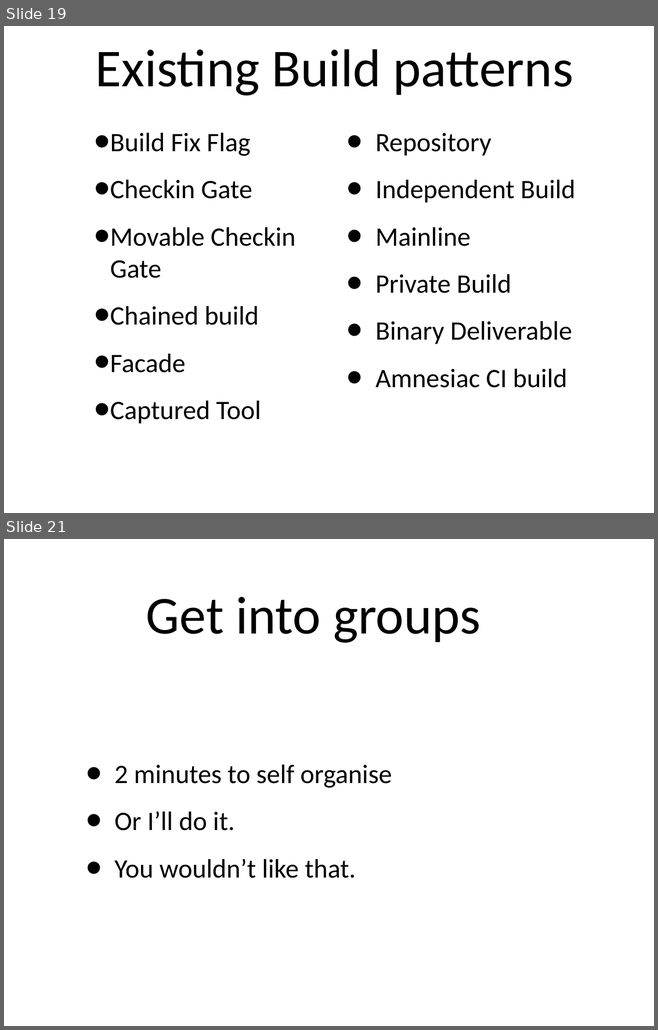
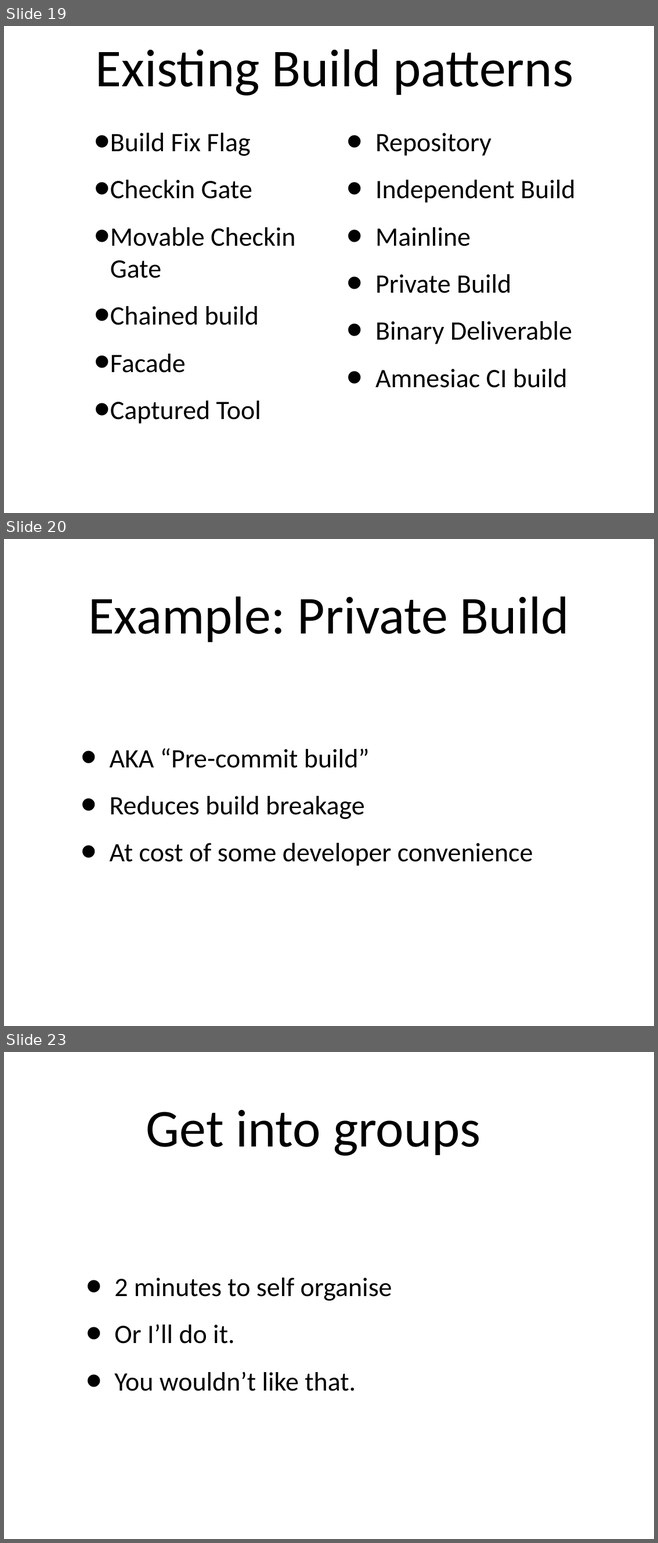
Before and after one commit to simpsonjulian/his-spa-materials, a slide deck: Presentation.odp. Shown one above the other, each under a label of ours: slides 19 and 21 before the commit, slides 19, 20 and 23 after it; the slides between them are not shown. The pictures are 658x1030 and 658x1543 pixels, drawn with LibreOffice and Linux fonts; fonts in the diff are those of the drawing. Boxes give left, top, right and bottom in pixels: in the first picture for what was removed or moved away, otherwise in the second. Text is boxed around its words. In the diff, an @@ line names an element or a change of style, - is before the commit and + after.

```diff
--- a/Presentation.odp
+++ b/Presentation.odp
@@ slide 20 added at (x1=4, y1=539, x2=654, y2=1026), background #FFFFFF @@
@@ title added at (x1=88, y1=596, x2=569, y2=642), 84 pt, text #000000 @@
+Example: Private Build
@@ subtitle added at (x1=110, y1=748, x2=533, y2=866), 42 pt, text #000000 @@
+• AKA “Pre-commit build”
+• Reduces build breakage
+• At cost of some developer convenience
@@ what was slide 21 is now slide 23 @@
```
Also in this commit, not shown: 1 slide changed, 1 other slide added, 1 other file.
